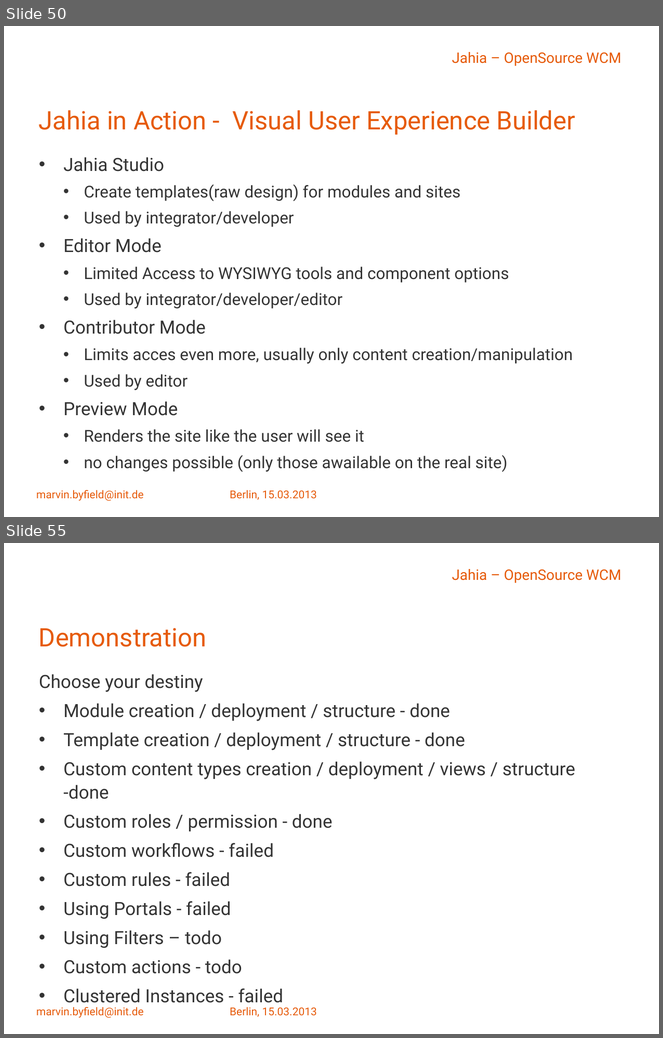
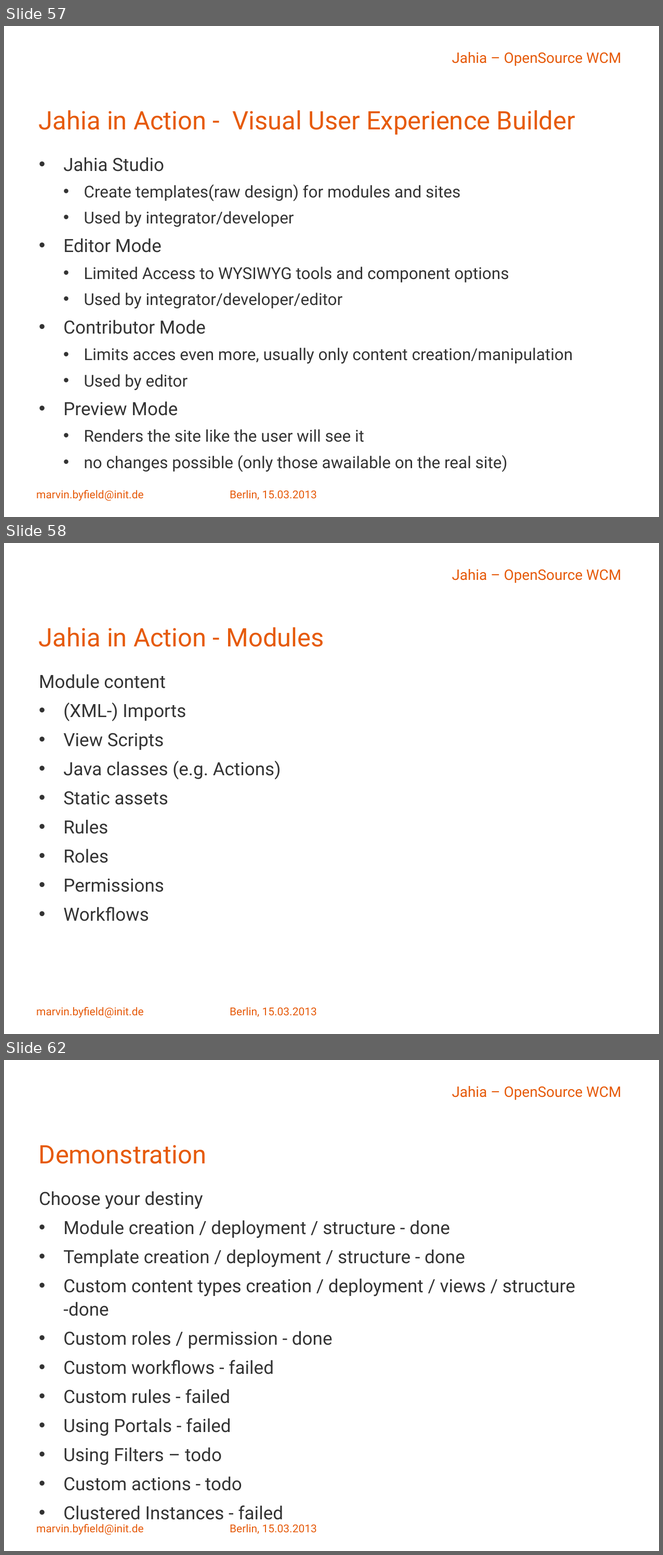
Before and after one commit to Malcolm-X/work, a slide deck: jahia_einführung.pptx. Shown one above the other, each under a label of ours: slides 50 and 55 before the commit, slides 57, 58 and 62 after it; the slides between them are not shown. The pictures are 663x1038 and 663x1555 pixels, drawn with LibreOffice and Linux fonts; fonts in the diff are those of the drawing; background and template pictures are left out. Boxes give left, top, right and bottom in pixels: in the first picture for what was removed or moved away, otherwise in the second. Text is boxed around its words. In the diff, an @@ line names an element or a change of style, - is before the commit and + after.

Commit message:
splitting presentation
Splitted Jahia Presentation in 2 parts

```diff
--- a/jahia_einführung.pptx
+++ b/jahia_einführung.pptx
@@ slide 58 added at (4,543,659,1034), background #FFFFFF; not listed: 1 template element that a slide beside it also shows @@
@@ title added at (39,627,324,647), 28 pt, text #E65A0A @@
+Jahia in Action - Modules
@@ text added at (39,674,281,922), 20 pt, text #333333 @@
+Module content
+• (XML-) Imports
+• View Scripts
+• Java classes (e.g. Actions)
+• Static assets
+• Rules
+• Roles
+• Permissions
+• Workflows
@@ text added at (36,1007,144,1018), 12 pt, text #E65A0A @@
+marvin.byfield@init.de
@@ text added at (230,1007,317,1017), 12 pt, text #E65A0A @@
+Berlin, 15.03.2013
@@ what was slide 50 is now slide 57 @@
@@ what was slide 55 is now slide 62 @@
```
Also in this commit, not shown: 12 slides changed, 11 other slides added.
